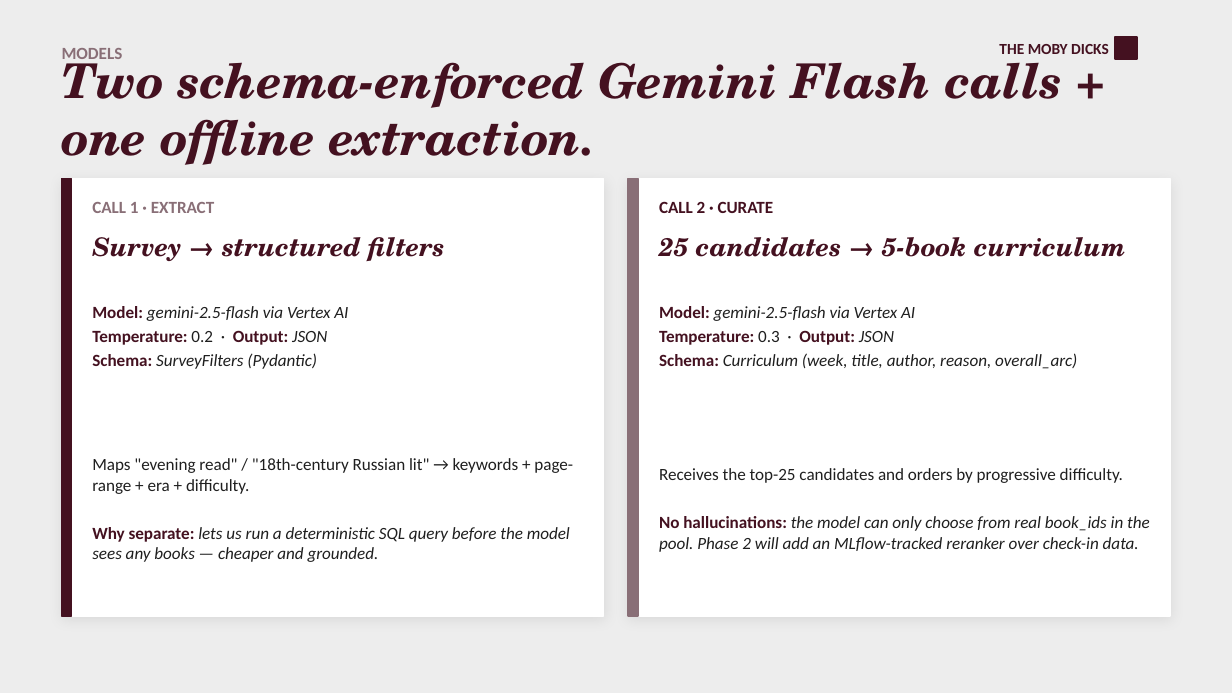
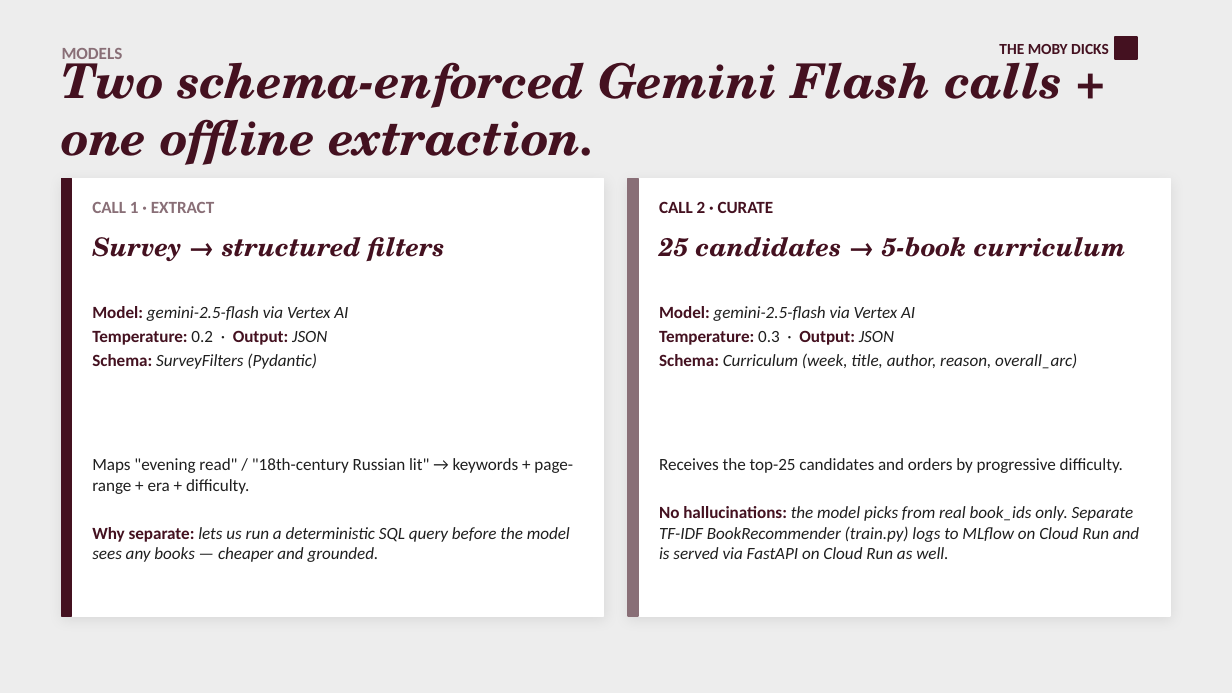
Before and after one commit to SaiMulagan/mobydick, a slide deck: slide 6 of MobyDicks_Tech_v2.pptx. Drawn at 1232x693 pixels with LibreOffice and Linux fonts; fonts in the diff are those of the drawing. Boxes give left, top, right and bottom in pixels: in the first picture for what was removed or moved away, otherwise in the second. Text is boxed around its words. In the diff, an @@ line names an element or a change of style, - is before the commit and + after.

```diff
--- a/MobyDicks_Tech_v2.pptx
+++ b/MobyDicks_Tech_v2.pptx
@@ text at <box>659,506,1139,559</box>: text changed @@
-No hallucinations: the model can only choose from real book_ids in the pool. Phase 2 will add an MLflow-tracked reranker over check-in data.
+No hallucinations: the model picks from real book_ids only. Separate TF-IDF BookRecommender (train.py) logs to MLflow on Cloud Run and is served via FastAPI on Cloud Run as well.
```
Also in this commit, not shown: 1 other slide changed, 1 other file.
